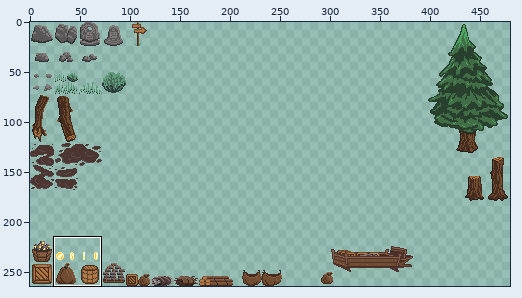
Sprite sheet -- assets/environment_sheet.png. The first picture is a wide view before the edit; the outline marks the close-up.
Close-up. First the earlier version:
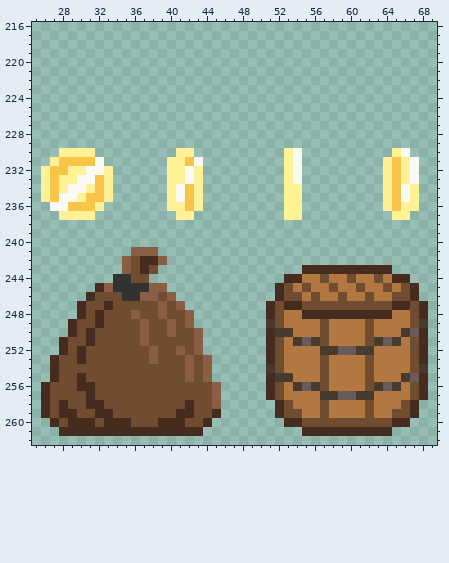
The file is 480x264 pixels. Colours within 5 levels of each other are drawn and written as one. Shown: x 25..69, y 216..262.
The same view after the edit:
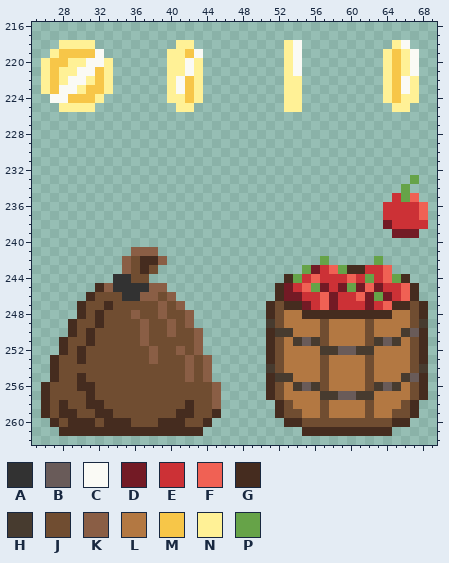
Palette (. is transparent): A #323232  B #695b59  C #fafaf5  D #731a25  E #cc3136  F #f06154  G #452c1f  H #473b2f  J #704d31  K #8a5e45  L #b37842  M #f7c648  N #fff196  P #66a348
The exact change:
y 218: x 28..31 .... -> NNNN; x 41..42 .. -> NN; x 53..54 .. -> NC; x 65..66 .. -> NC
y 219: x 27..32 ...... -> NMMMMC; x 40..43 .... -> NNMC; x 53..54 .. -> NC; x 64..67 .... -> NMNC
y 220: x 26..33 ........ -> NMMNNCCN; x 40..43 .... -> NNCN; x 53..54 .. -> NC; x 64..67 .... -> NMNC
y 221: x 26..33 ........ -> NMNNCCMN; x 40..43 .... -> NNCN; x 53..54 .. -> NC; x 64..67 .... -> NMNC
y 222: x 26..33 ........ -> NMNCCNMN; x 40..43 .... -> NCMN; x 53..54 .. -> NN; x 64..67 .... -> NMCN
y 223: x 26..33 ........ -> NMCCNMMN; x 40..43 .... -> NCMN; x 53..54 .. -> NN; x 64..67 .... -> NMCN
y 224: x 27..32 ...... -> CCMMMN; x 40..43 .... -> NNMN; x 53..54 .. -> NN; x 64..67 .... -> NMNN
y 225: x 28..31 .... -> NNNN; x 41..42 .. -> NN; x 53..54 .. -> NN; x 65..66 .. -> NN
y 230: x 28..31 NNNN -> ....; x 41..42 NN -> ..; x 53..54 NC -> ..; x 65..66 NC -> ..
y 231: x 27..32 NMMMMC -> ......; x 40..43 NNMC -> ....; x 53..54 NC -> ..; x 64..67 NMNC -> ....
y 232: x 26..33 NMMNNCCN -> ........; x 40..43 NNCN -> ....; x 53..54 NC -> ..; x 64..67 NMNC -> ....
y 233: x 26..33 NMNNCCMN -> ........; x 40..43 NNCN -> ....; x 53..54 NC -> ..; x 64..67 NMNC -> ...P
y 234: x 26..33 NMNCCNMN -> ........; x 40..43 NCMN -> ....; x 53..54 NN -> ..; x 64..67 NMCN -> ..P.
y 235: x 26..33 NMCCNMMN -> ........; x 40..43 NCMN -> ....; x 53..54 NN -> ..; x 64..67 NMCN -> .EPF
y 236: x 27..32 CCMMMN -> ......; x 40..43 NNMN -> ....; x 53..54 NN -> ..; x 64..68 NMNN. -> EEEEF
y 237: x 28..31 NNNN -> ....; x 41..42 NN -> ..; x 53..54 NN -> ..; x 64..68 .NN.. -> EEEEF
y 238: x 64..68 ..... -> DEEEE
y 239: x 65..67 ... -> DDD
y 242: x 57 . -> P; x 63 . -> P
y 243: x 55..59 GGGGG -> PDEFP; x 62..64 GGG -> EEF
y 244: x 54..65 GLLJLLJLLJLG -> PEFEEEFEPEFP
y 245: x 53..66 JLJLLJLLJLLJLJ -> DEFPDEDPDFDEEF
y 246: x 53..66 JJLJLLJLLJLLJJ -> DDEEFDEEFDPDEF
y 247: x 55..64 JJJJJJJJJJ -> DEFDEEEDEF
